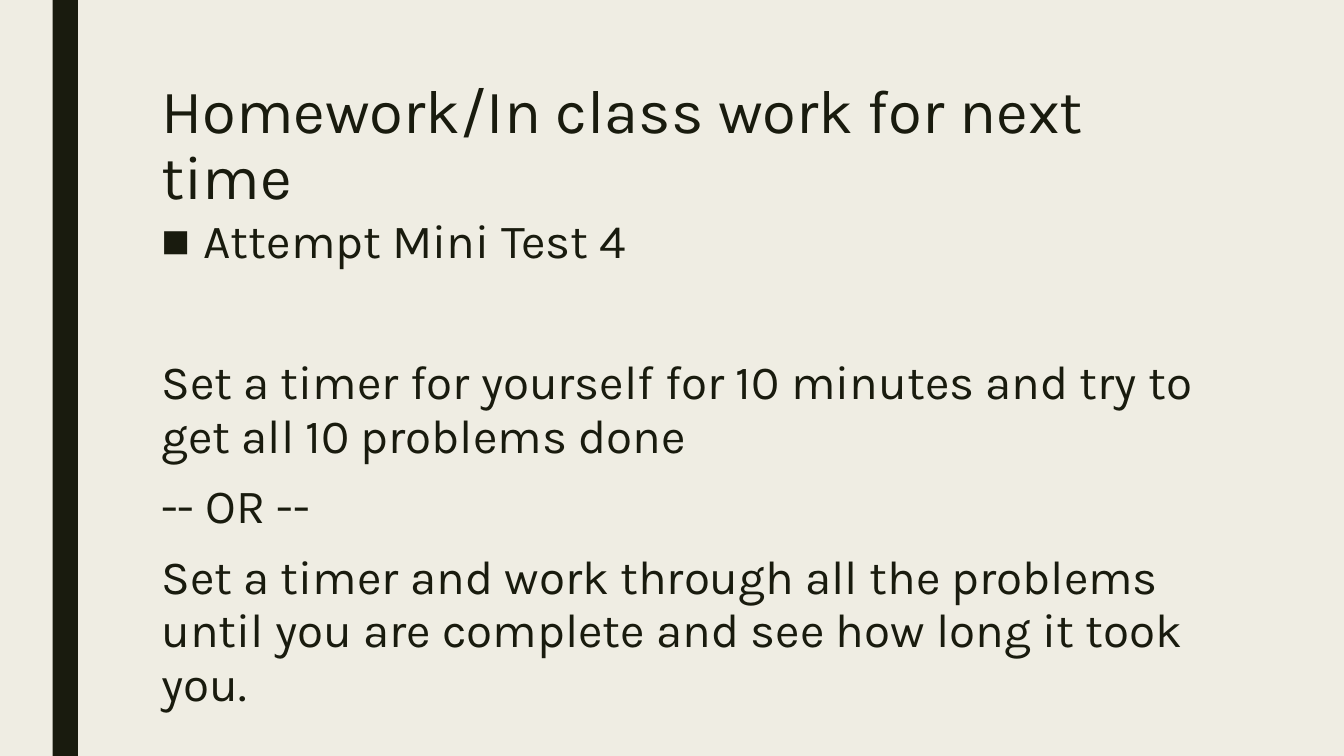
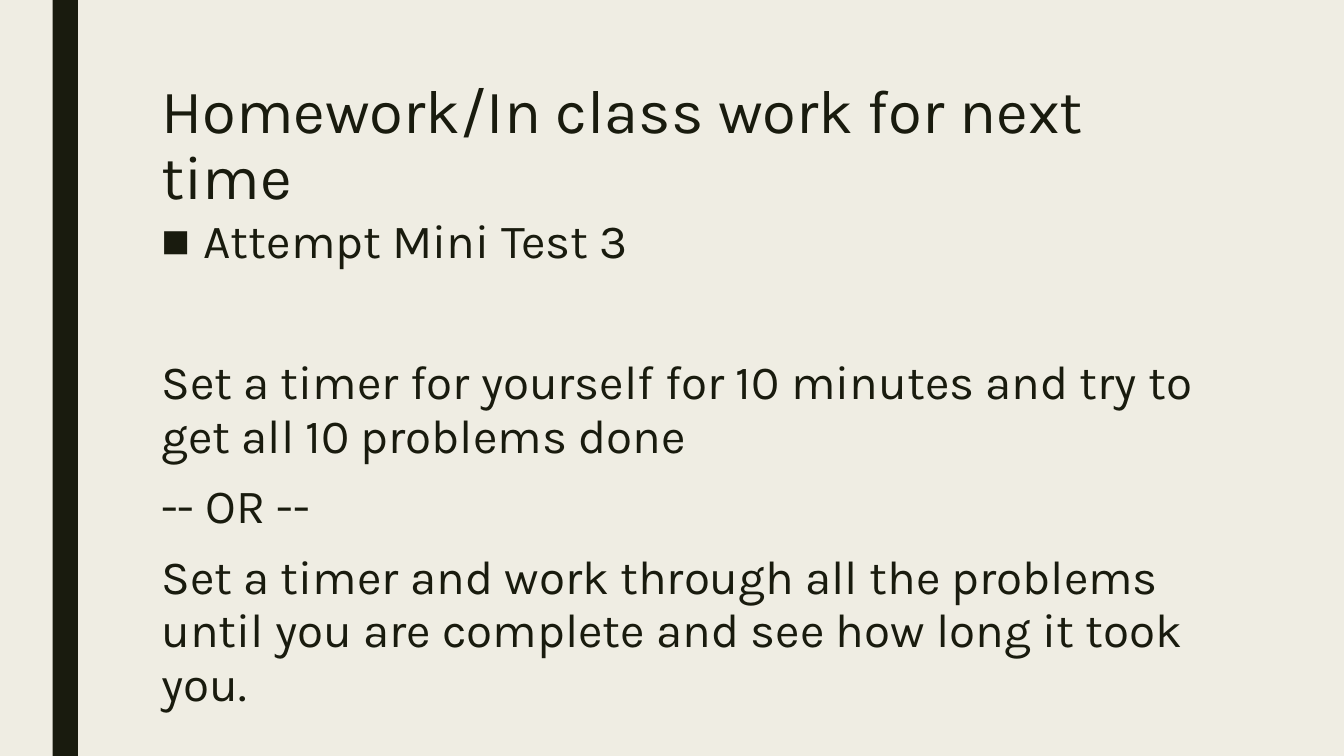
Before and after one commit to codecuddy/algebra_3-4, a slide deck: slide 17 of _PowerPoints/2nd Semester/Unit 7 ACT/Algebra4_Day_063 ACT Abbreviated Test.pptx. Drawn at 1344x756 pixels with LibreOffice and Linux fonts; fonts in the diff are those of the drawing. Boxes give left, top, right and bottom in pixels: in the first picture for what was removed or moved away, otherwise in the second. Text is boxed around its words. In the diff, an @@ line names an element or a change of style, - is before the commit and + after.

```diff
--- a/_PowerPoints/2nd Semester/Unit 7 ACT/Algebra4_Day_063 ACT Abbreviated Test.pptx
+++ b/_PowerPoints/2nd Semester/Unit 7 ACT/Algebra4_Day_063 ACT Abbreviated Test.pptx
@@ text at (204, 225, 628, 269): text changed @@
-■ Attempt Mini Test 4
+■ Attempt Mini Test 3
```
Also in this commit, not shown: 1 other slide changed, 3 other files.
